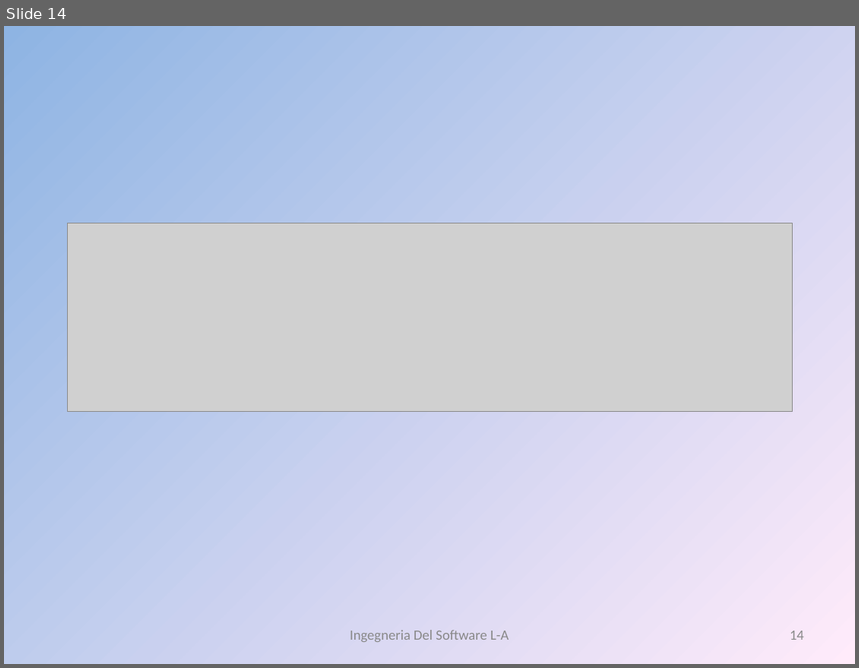
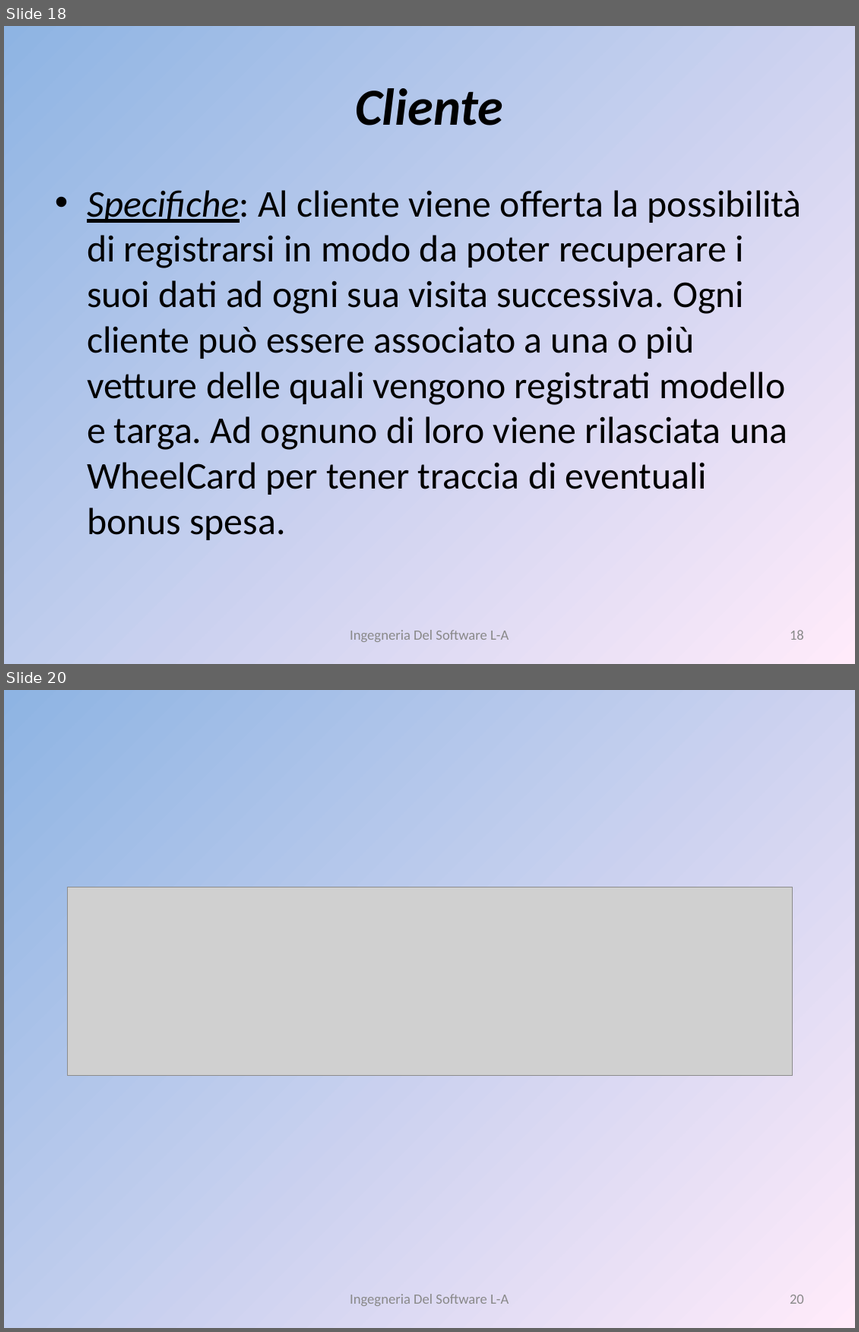
Before and after one commit to liannario/ingsoftbo, a slide deck: ViaggiateSicuri.ppt. Shown one above the other, each under a label of ours: slide 14 before the commit, slides 18 and 20 after it; the slides between them are not shown. The pictures are 859x668 and 859x1332 pixels, drawn with LibreOffice and Linux fonts; fonts in the diff are those of the drawing; grey boxes stand for pictures. Boxes give left, top, right and bottom in pixels: in the first picture for what was removed or moved away, otherwise in the second. Text is boxed around its words. In the diff, an @@ line names an element or a change of style, - is before the commit and + after.

```diff
--- a/ViaggiateSicuri.ppt
+++ b/ViaggiateSicuri.ppt
@@ slide 18 added at (4,26,855,664), background gradient #8EB4E3 to #FFEBFA @@
@@ title added at (355,88,503,126), 44 pt, text #000000, bold, italic @@
+Cliente
@@ text added at (87,190,802,541), 32 pt, text #000000 @@
+• Specifiche: Al cliente viene offerta la possibilità di registrarsi in modo da poter recuperare i suoi dati ad ogni sua visita successiva. Ogni cliente può essere associato a una o più vetture delle quali vengono registrati modello e targa. Ad ognuno di loro viene rilasciata una WheelCard per tener traccia di eventuali bonus spesa.
@@ text added at (350,630,509,642), 12 pt, text #898989 @@
+Ingegneria Del Software L-A
@@ page number added at (790,630,804,640), 12 pt, text #898989 @@
+18
@@ what was slide 14 is now slide 20 @@
@@ page number at (790,1295,804,1304): text changed @@
-14
+20
```
Also in this commit, not shown: 1 slide changed, 5 other slides added.
